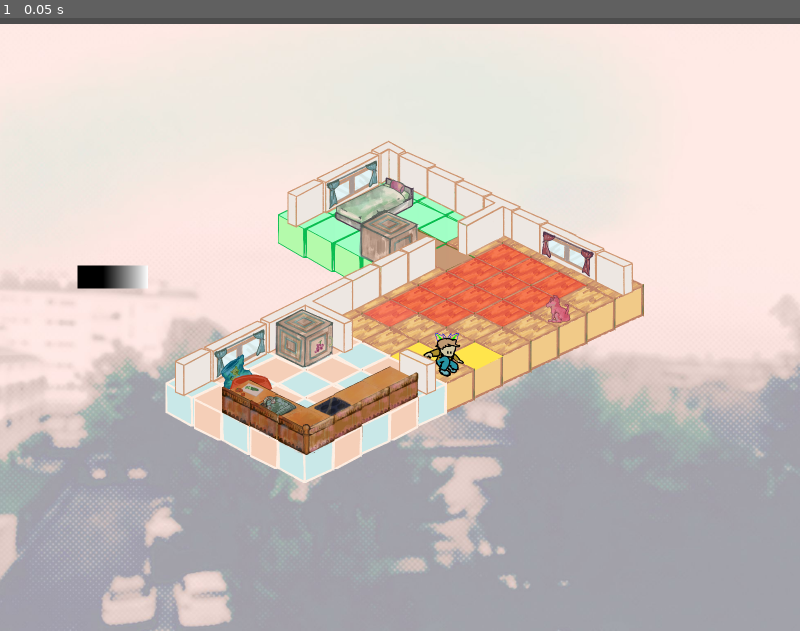
Above: before the commit, frame 1.
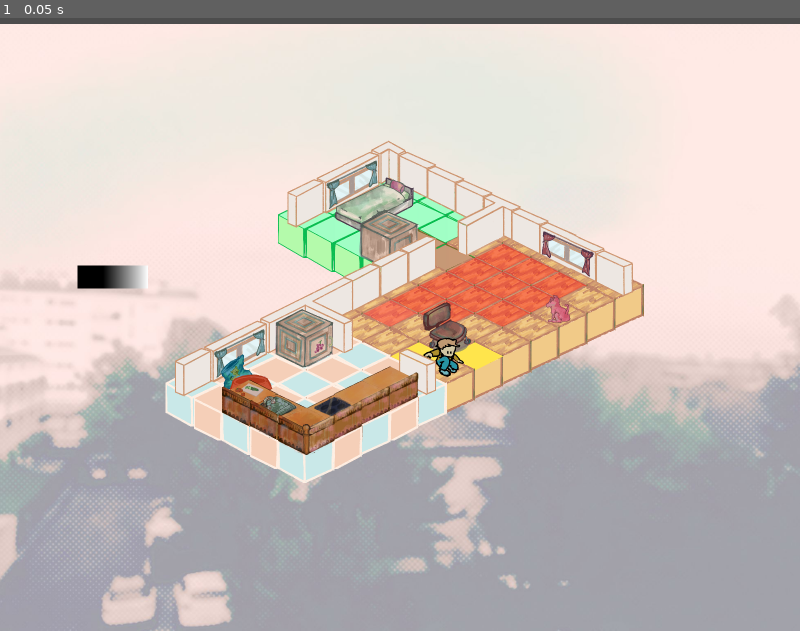
Above: after the commit, the same moment.

Repository: remimorvan/isometric-reverse-heist-simulator-2000
Game: Godot game, scene res://scenes/MainLevel.tscn
Two runs of this game, one before a commit and one after it. Both use one fixed random seed, a clock stepped at 60 frames per second and the inputs below. The engine's default icon, where the game draws it, is replaced by a stand-in: a white triangle on a blue panel in a dark square.
Inputs:
- Up to frame 1 (0.05 s): no input

The runs differ from the first frame. In frame 1, 0.3% of the frame differs, in the area x 52-59%, y 46-55%.

Commit message:
chair texture

Diff:
--- a/scenes/chair.tscn
+++ b/scenes/chair.tscn
@@ -2,7 +2,7 @@
 
 [ext_resource type="Script" uid="uid://b72m8ds8gbmpo" path="res://scripts/chair.gd" id="1_hxd06"]
 [ext_resource type="Shader" uid="uid://c8f3mp10uiiga" path="res://scenes/highlight.gdshader" id="2_hxd06"]
-[ext_resource type="Texture2D" uid="uid://cr3r88cmrte2c" path="res://assets/level/DEUX.png" id="3_hxd06"]
+[ext_resource type="Texture2D" uid="uid://cgafg0qp1i7e1" path="res://assets/level/chaise.png" id="3_hxd06"]
 
 [sub_resource type="ShaderMaterial" id="ShaderMaterial_dhd05"]
 shader = ExtResource("2_hxd06")
@@ -25,6 +25,7 @@
 y_sort_enabled = true
 material = SubResource("ShaderMaterial_dhd05")
 texture = ExtResource("3_hxd06")
+offset = Vector2(0, -120)
 
 [node name="CollisionShape2D" type="CollisionShape2D" parent="CharacterBody2D"]
 y_sort_enabled = true
Not shown: 1 places in scenes/main.tscn that only renumber resources
